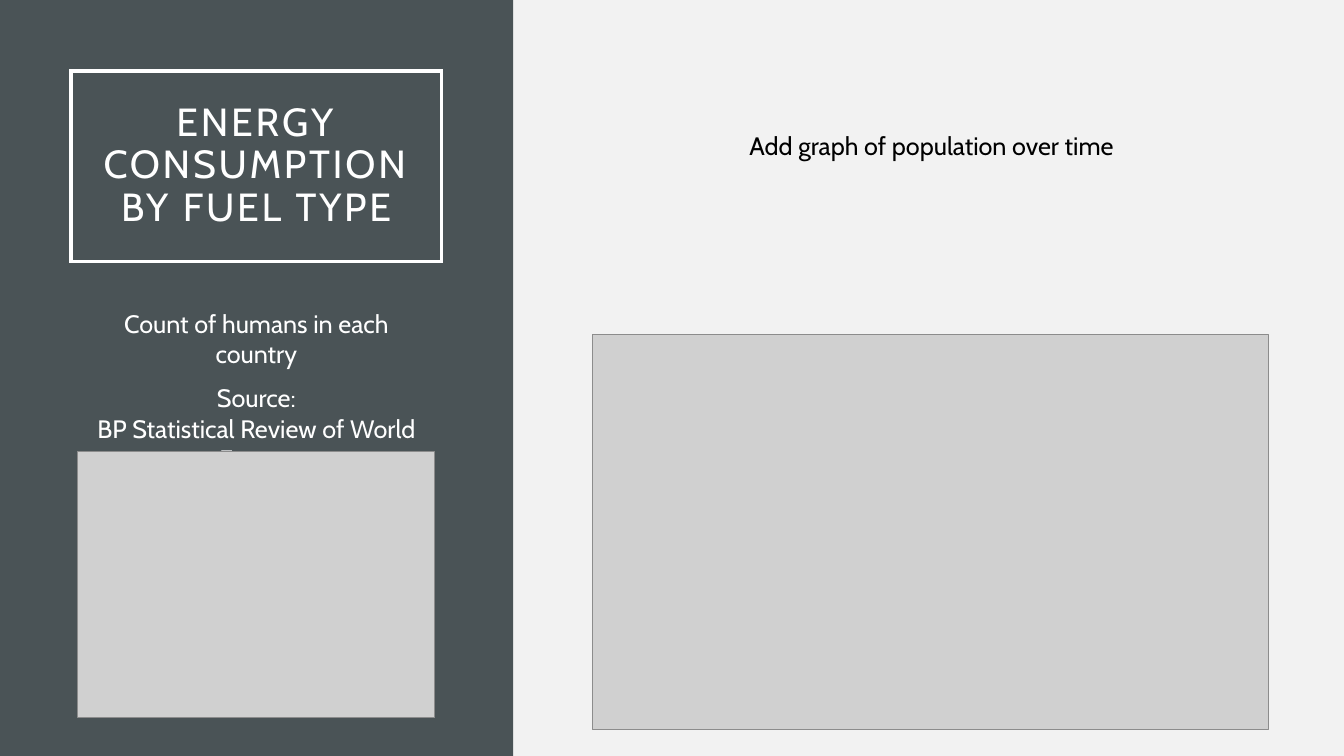
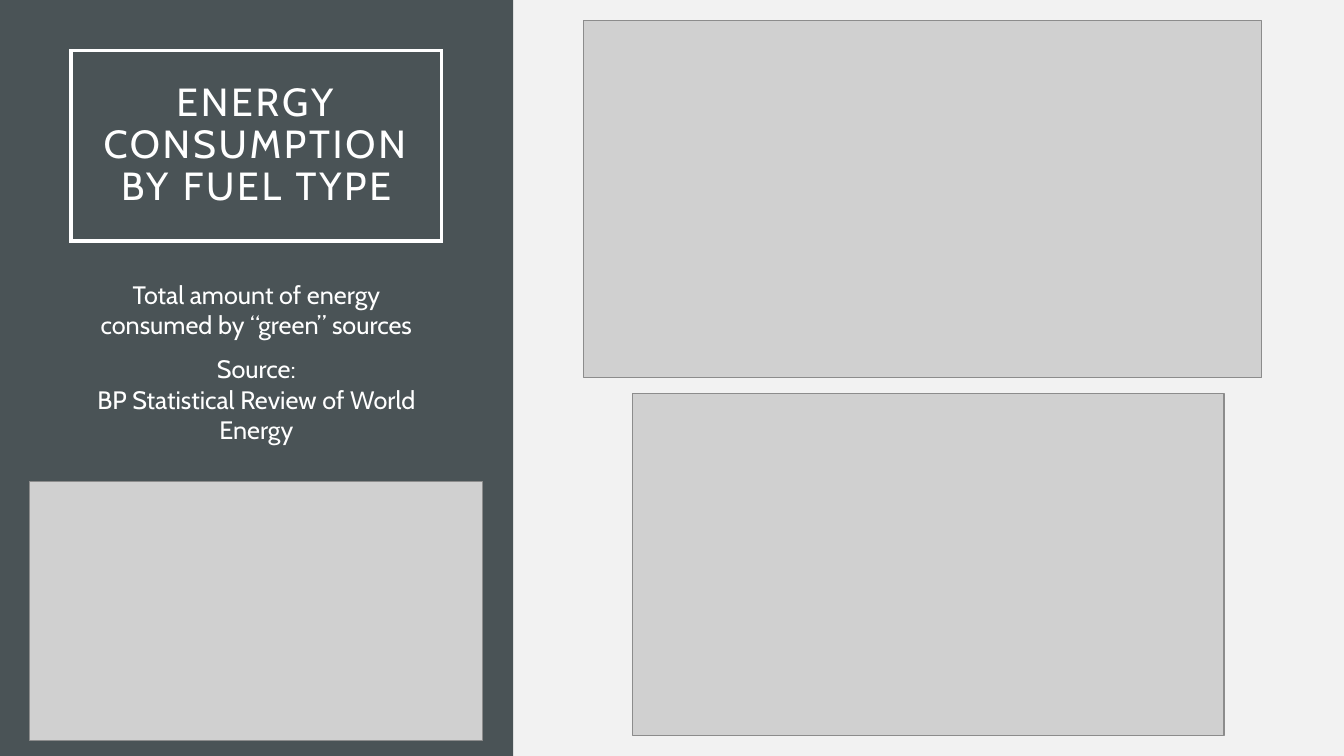
Before and after one commit to gabigham/dagger, a slide deck: slide 12 of Project 1.pptx (slide 11 before the commit). Drawn at 1344x756 pixels with LibreOffice and Linux fonts; fonts in the diff are those of the drawing; grey boxes stand for pictures. Boxes give left, top, right and bottom in pixels: in the first picture for what was removed or moved away, otherwise in the second. Text is boxed around its words. In the diff, an @@ line names an element or a change of style, - is before the commit and + after.

```diff
--- a/Project 1.pptx
+++ b/Project 1.pptx
@@ picture added at <box>584,21,1262,378</box> @@
@@ title "ENERGY CONSUMPTION BY FUEL TYPE": place and size @@
-title "ENERGY CONSUMPTION BY FUEL TYPE" at <box>71,71,442,261</box>
+title "ENERGY CONSUMPTION BY FUEL TYPE" at <box>71,50,442,241</box>
@@ text removed at <box>749,136,1114,161</box> @@
-Add graph of population over time
@@ text "Total amount of energy consumed ...": place and size @@
-text "Total amount of energy consumed ..." at <box>97,314,415,452</box>
+text "Total amount of energy consumed ..." at <box>97,285,415,445</box>
@@ text at <box>101,285,412,340</box>: text changed @@
-Count of humans in each country
+Total amount of energy consumed by “green” sources
@@ picture: place and size @@
-picture at <box>592,335,1268,730</box>
+picture at <box>633,393,1224,735</box>
@@ picture: place and size @@
-picture at <box>78,452,435,718</box>
+picture at <box>30,482,484,740</box>
```
Also in this commit, not shown: 5 other slides changed, 1 slide added.
